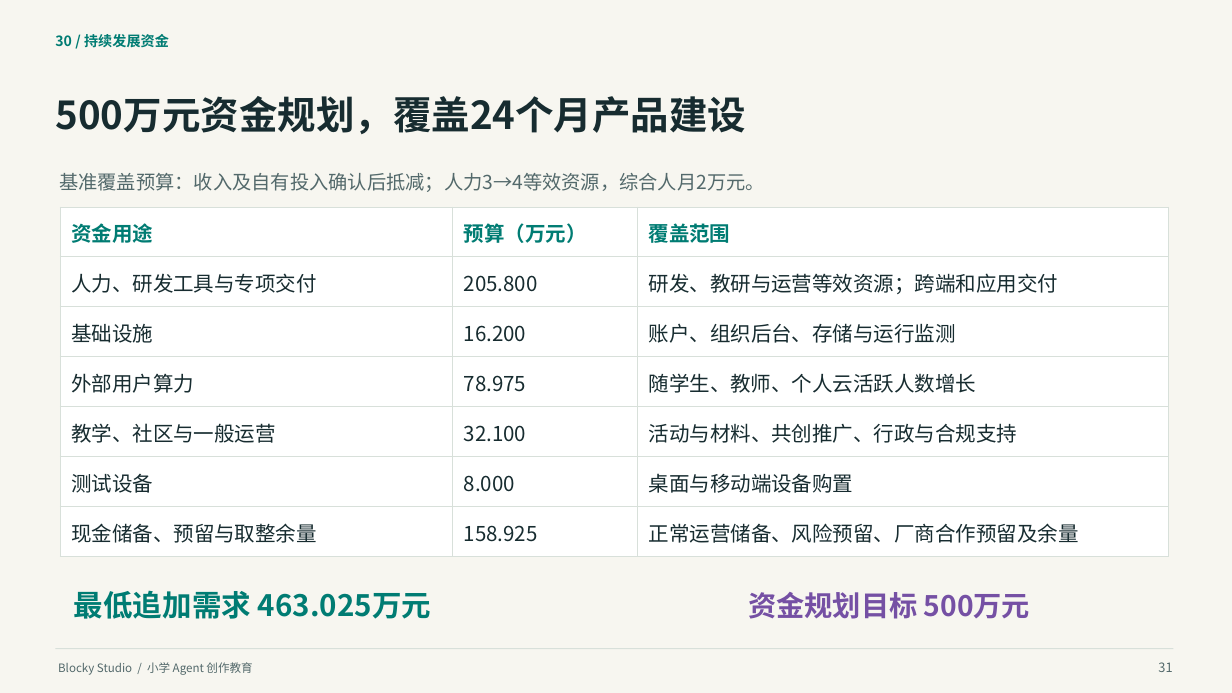
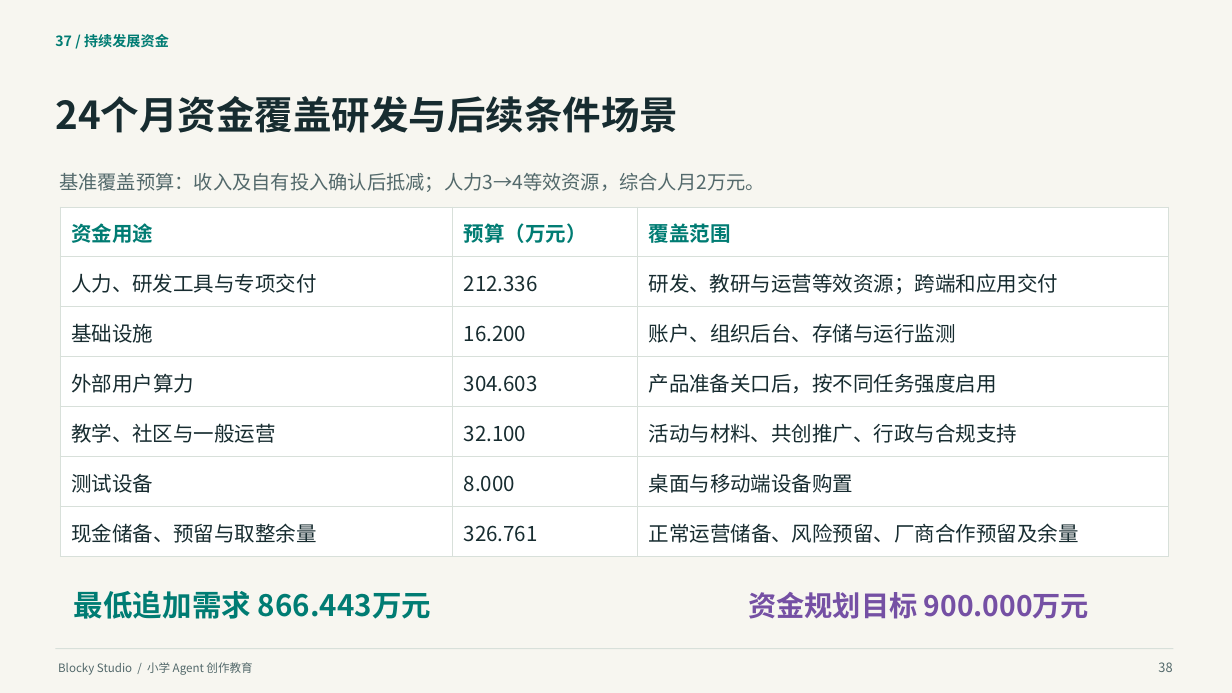
Before and after one commit to q2955161835-debug/Blocky-AI, a slide deck: slide 38 of doc/交付/2026-10-03-答辩与商业计划书/Blocky-Studio-小学Agent创作教育-2026-10-03.pptx (slide 31 before the commit). Drawn at 1232x693 pixels with LibreOffice and Linux fonts; fonts in the diff are those of the drawing. Boxes give left, top, right and bottom in pixels: in the first picture for what was removed or moved away, otherwise in the second. Text is boxed around its words. In the diff, an @@ line names an element or a change of style, - is before the commit and + after.

```diff
--- a/doc/交付/2026-10-03-答辩与商业计划书/Blocky-Studio-小学Agent创作教育-2026-10-03.pptx
+++ b/doc/交付/2026-10-03-答辩与商业计划书/Blocky-Studio-小学Agent创作教育-2026-10-03.pptx
@@ text at (55,34,169,47): text changed @@
-30 / 持续发展资金
+37 / 持续发展资金
@@ text at (55,96,678,133): text changed @@
-500万元资金规划，覆盖24个月产品建设
+24个月资金覆盖研发与后续条件场景
@@ table at (60,207,1169,547) @@
-row 2, column 2: 205.800
+row 2, column 2: 212.336
-row 4, column 2: 78.975
+row 4, column 2: 304.603
-row 4, column 3: 随学生、教师、个人云活跃人数增长
+row 4, column 3: 产品准备关口后，按不同任务强度启用
-row 7, column 2: 158.925
+row 7, column 2: 326.761
@@ text at (74,590,431,619): text changed @@
-最低追加需求 463.025万元
+最低追加需求 866.443万元
@@ text at (748,592,1089,619): text changed @@
-资金规划目标 500万元
+资金规划目标 900.000万元
@@ text at (1158,662,1172,672): text changed @@
-31
+38
```
Also in this commit, not shown: 34 other slides changed, 9 slides added, 1 slide removed, 52 other files.
